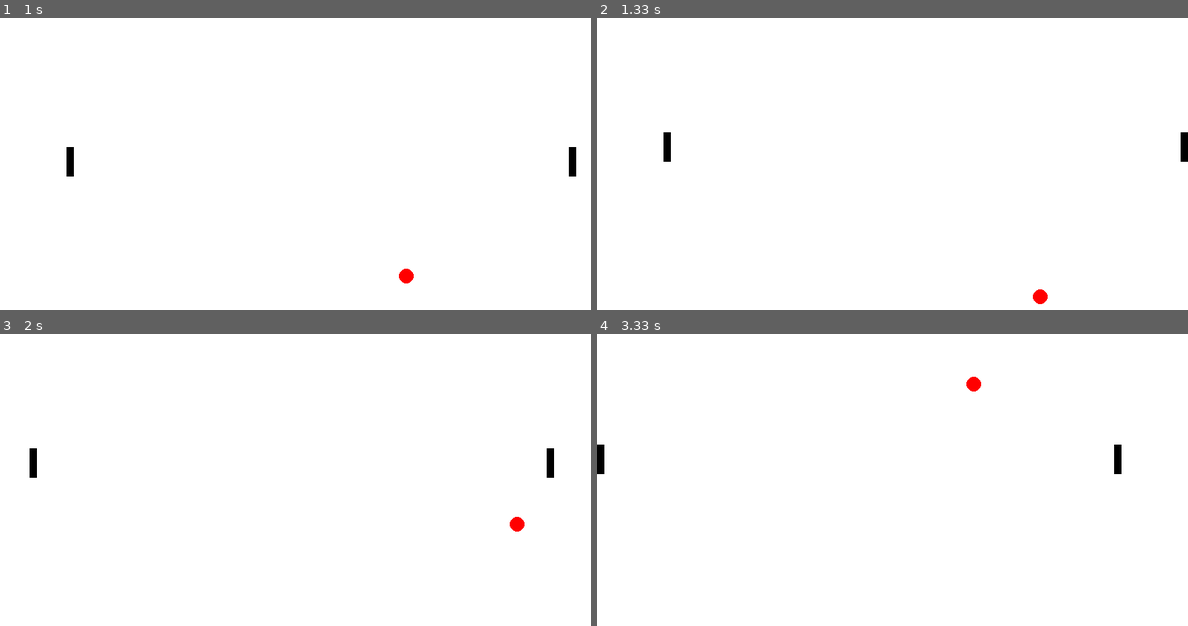
Above: before the commit, frames 1-4 (two rows, left to right).
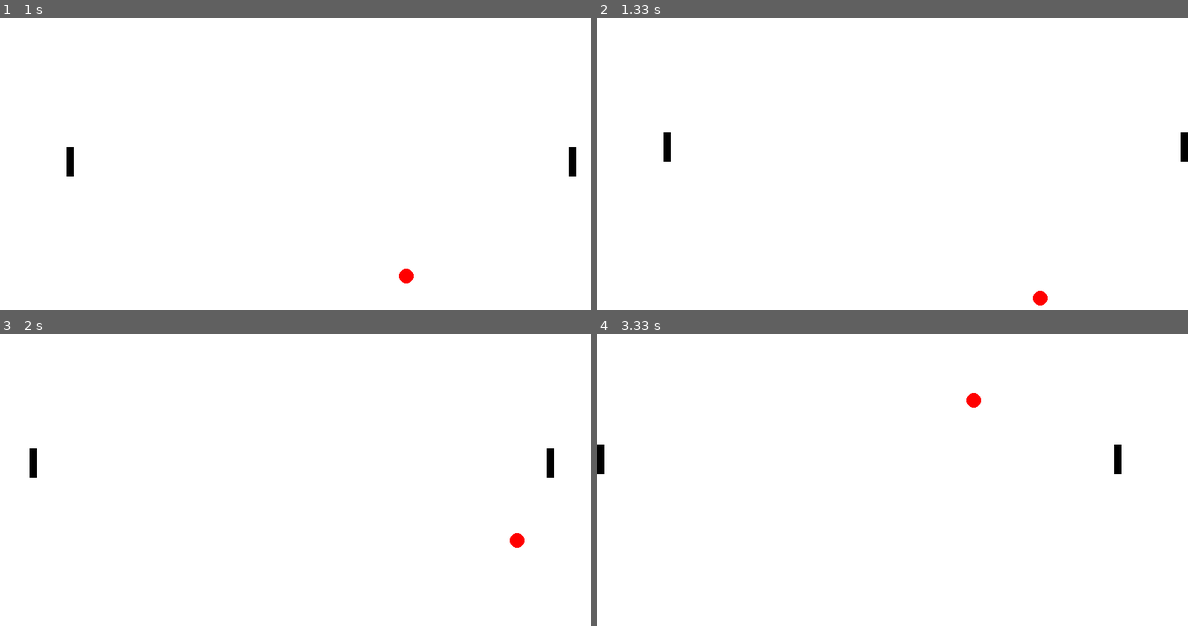
Above: after the commit, the same moments.

Repository: ShreeDesh12/pygame-pingpong
Game: pygame game, started from app.py
Same seed, same stepped clock (60 frames per second), same inputs: the game is played once before the commit and once after it.
Inputs:
- Up to frame 1 (1 s): hold Right 0.33-0.8 s; hold Up from 0.83 s (still down); hold W from 0.83 s (still down)
- Up to frame 2 (1.33 s): release Up at 1.13 s; release W at 1.13 s; hold Right from 1.17 s (still down); hold D from 1.17 s (still down)
- Up to frame 3 (2 s): release Right at 1.63 s; release D at 1.63 s; hold Left from 1.67 s (still down); hold A from 1.67 s (still down)
- Up to frame 4 (3.33 s): release Left at 2.2 s; release A at 2.2 s; hold Down 2.23-2.53 s; hold S 2.23-2.53 s; hold Left 2.57-2.97 s; hold A 2.57-2.97 s; hold Up from 3 s (still down); hold W from 3 s (still down)

Frame 1 is identical in both runs. In frame 2, less than 0.1% of the frame differs, in the area x 73-77%, y 92-99%; in frame 3, 0.2%, in the area x 86-89%, y 62-74%; in frame 4, 0.2%.

Commit message:
ball limit set to constant

Diff:
--- a/objects/ball.py
+++ b/objects/ball.py
@@ -51,14 +51,9 @@
 
     def hit_horizontal_wall(self):
         self.__y_speed = -self.__y_speed
-        self.__y_speed = self.__y_speed + 1 if self.__y_speed > 0 else self.__y_speed - 1
 
     def hit_vertical_wall(self):
         self.__x_speed = -self.__x_speed
-        if self.__x_speed > 0:
-            self.__x_speed = max(self.__x_speed + 1, BatSpeed.X_MAX_SPEED)
-        else:
-            self.__x_speed = min(self.__x_speed - 1, -BatSpeed.X_MAX_SPEED)
 
     def __validate_obstacle(self):
         boundary = self.get_boundary()
